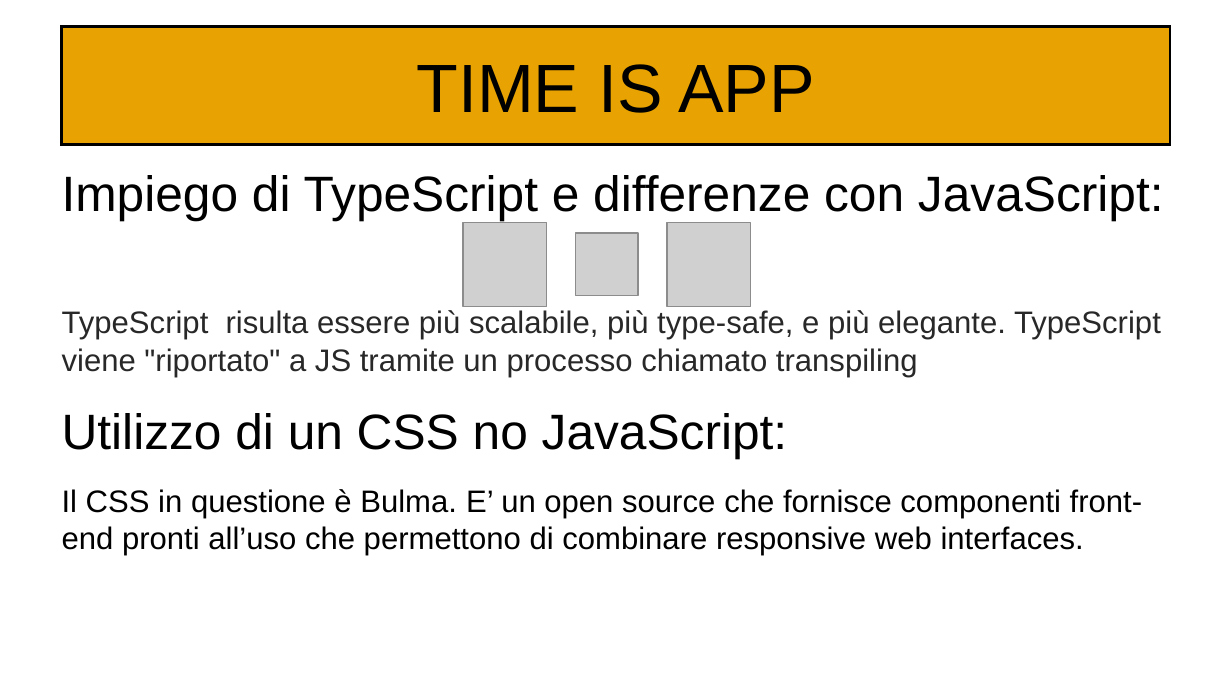
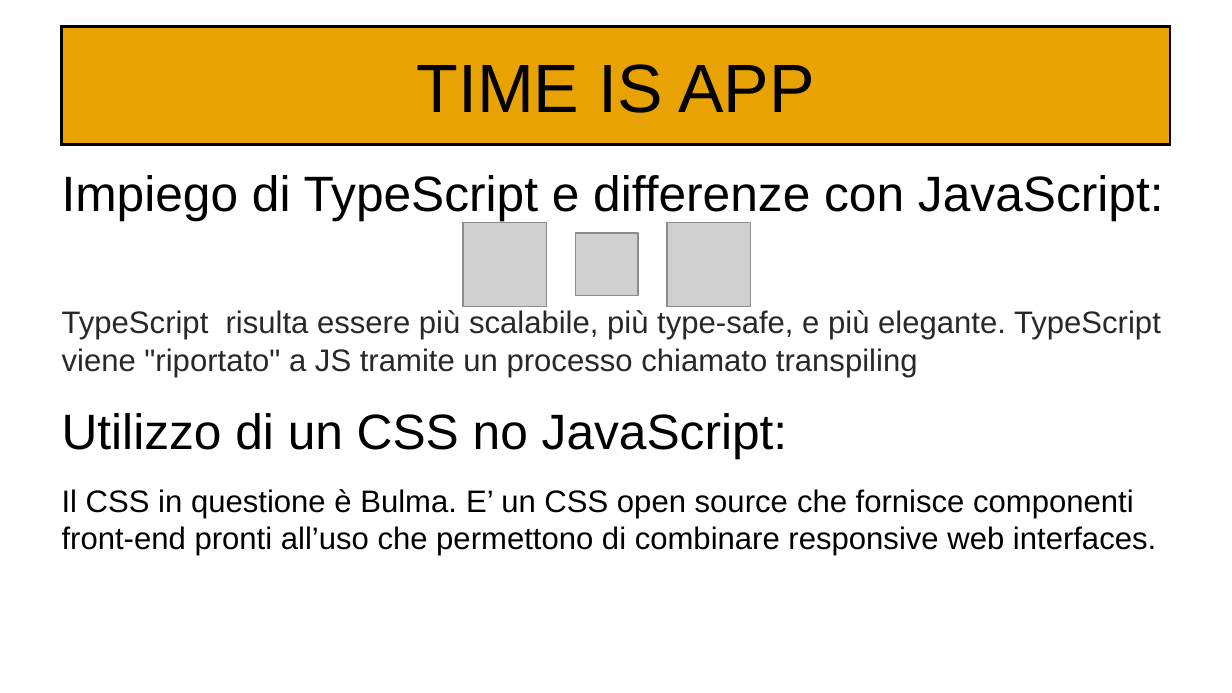
Before and after one commit to Kilne/Progetto_TecWeb, a slide deck: slide 6 of Relazioni/Maiuri.odp. Drawn at 1232x693 pixels with LibreOffice and Linux fonts; fonts in the diff are those of the drawing; grey boxes stand for pictures. Boxes give left, top, right and bottom in pixels: in the first picture for what was removed or moved away, otherwise in the second. Text is boxed around its words. In the diff, an @@ line names an element or a change of style, - is before the commit and + after.

```diff
--- a/Relazioni/Maiuri.odp
+++ b/Relazioni/Maiuri.odp
@@ text at <box>62,489,1156,555</box>: text changed @@
-Il CSS in questione è Bulma. E’ un open source che fornisce componenti front-end pronti all’uso che permettono di combinare responsive web interfaces.
+Il CSS in questione è Bulma. E’ un CSS open source che fornisce componenti front-end pronti all’uso che permettono di combinare responsive web interfaces.
```
Also in this commit, not shown: 4 other slides changed.
